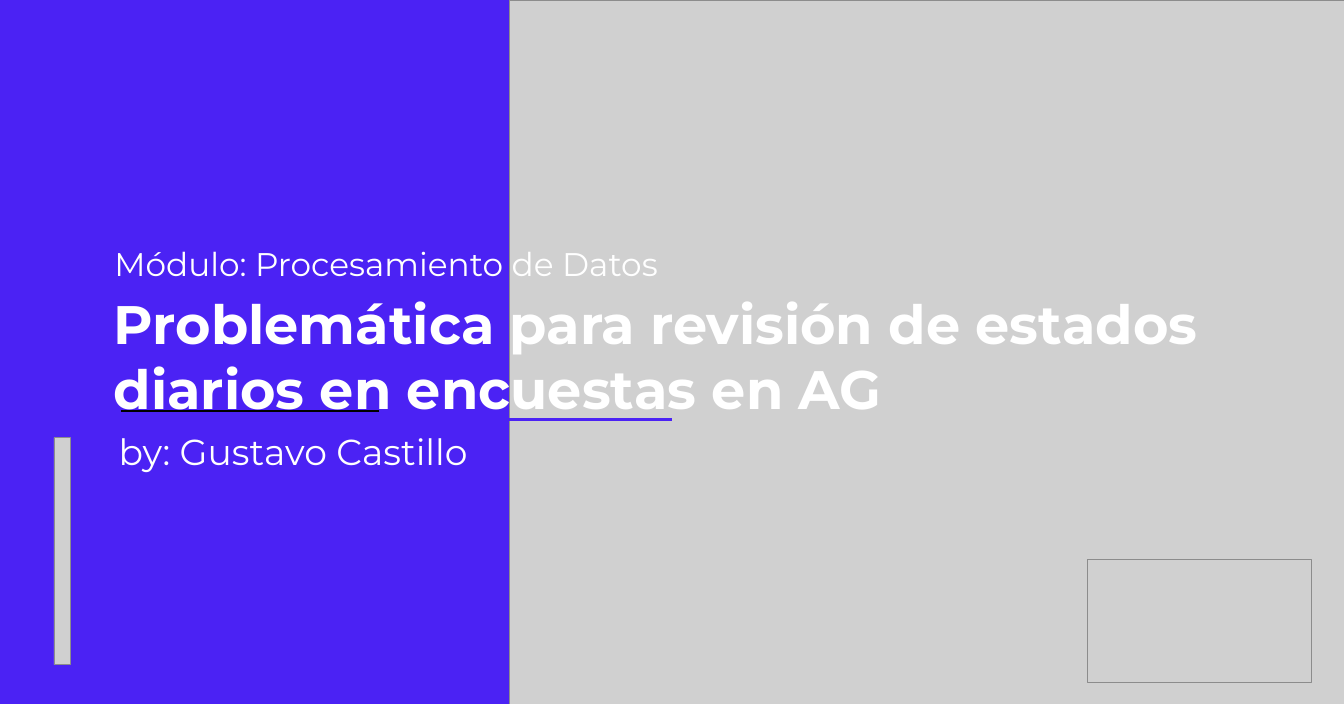
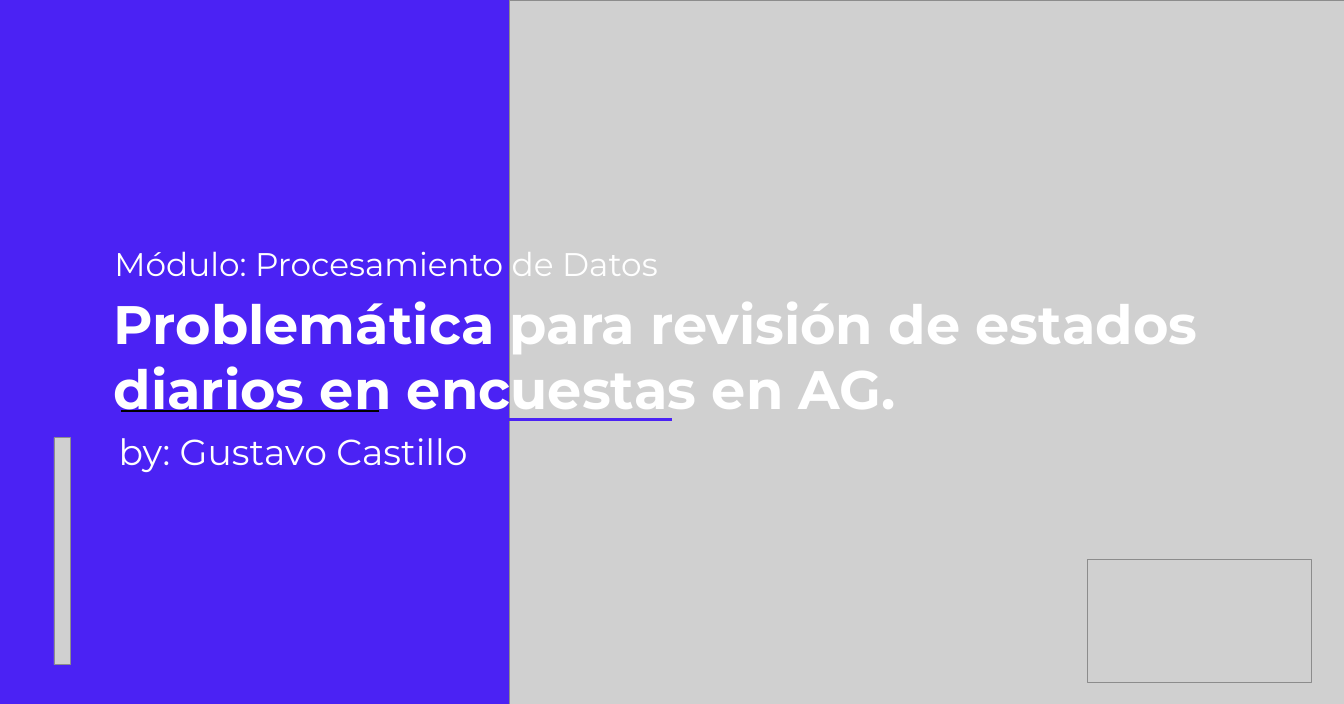
Before and after one commit to gcastillodn/python2, a slide deck: slide 1 of Proyect_Final/Demo Day - Gustavo Castillo.pptx. Drawn at 1344x704 pixels with LibreOffice and Linux fonts; fonts in the diff are those of the drawing; grey boxes stand for pictures. Boxes give left, top, right and bottom in pixels: in the first picture for what was removed or moved away, otherwise in the second. Text is boxed around its words. In the diff, an @@ line names an element or a change of style, - is before the commit and + after.

```diff
--- a/Proyect_Final/Demo Day - Gustavo Castillo.pptx
+++ b/Proyect_Final/Demo Day - Gustavo Castillo.pptx
@@ text at (114,301,1198,422): text changed @@
-Problemática para revisión de estados diarios en encuestas en AG
+Problemática para revisión de estados diarios en encuestas en AG.
```
Also in this commit, not shown: 11 other slides changed.
